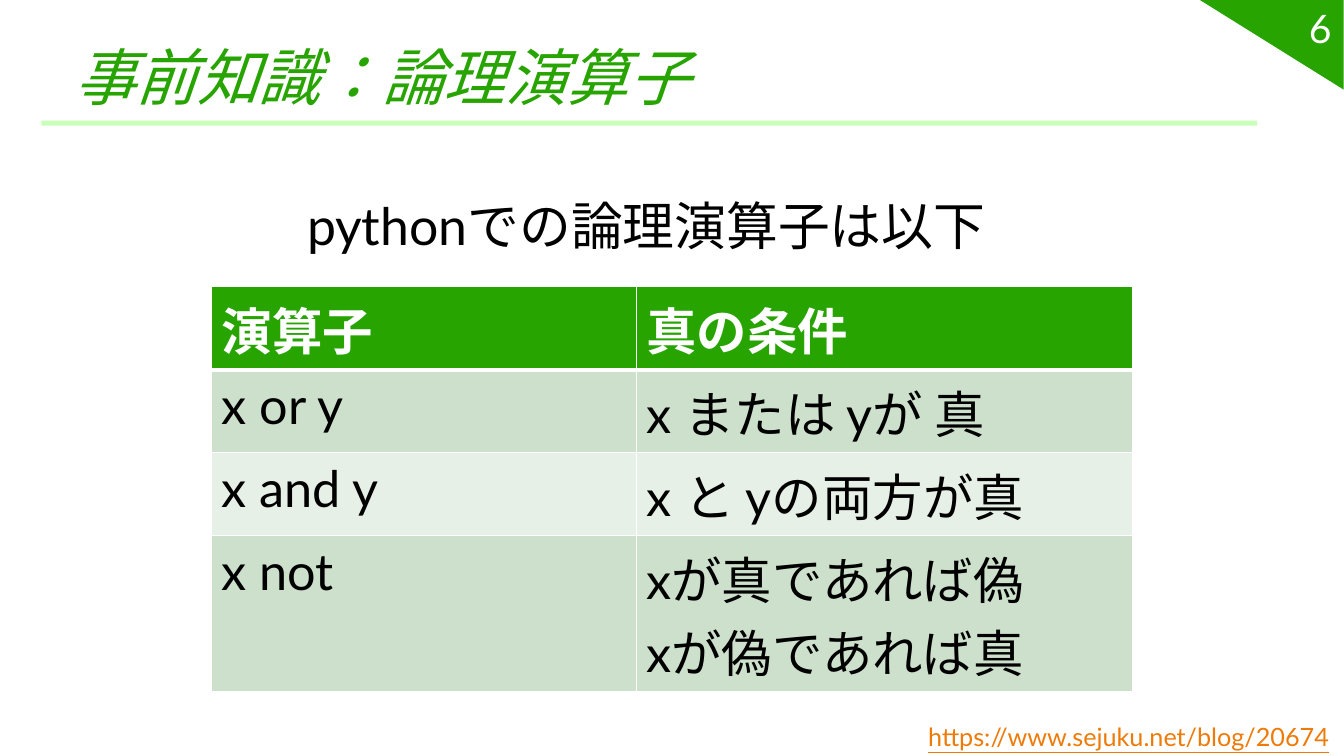
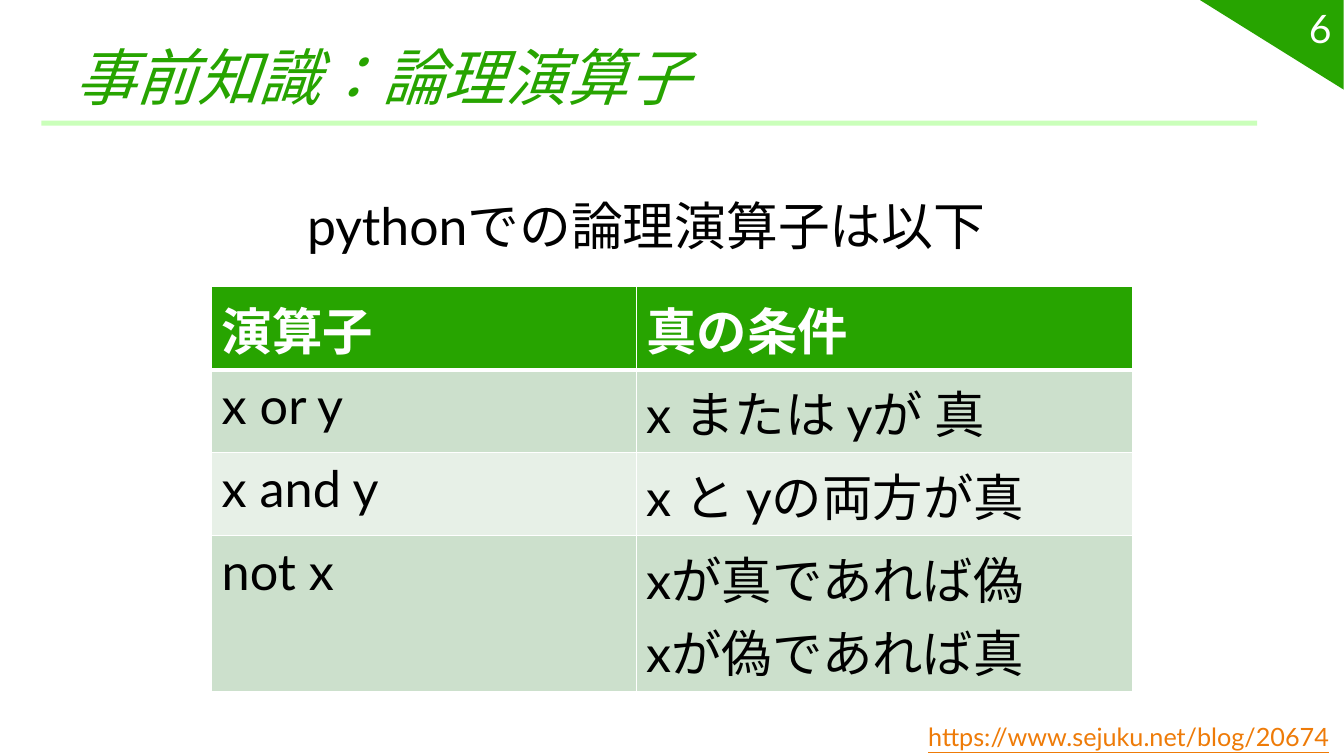
Before and after one commit to challenge-site-kamonohashi/learn_python, a slide deck: slide 6 of powerpoint/第4回 if for while try.pptx. Drawn at 1344x756 pixels with LibreOffice and Linux fonts; fonts in the diff are those of the drawing. Boxes give left, top, right and bottom in pixels: in the first picture for what was removed or moved away, otherwise in the second. Text is boxed around its words. In the diff, an @@ line names an element or a change of style, - is before the commit and + after.

```diff
--- a/powerpoint/第4回 if for while try.pptx
+++ b/powerpoint/第4回 if for while try.pptx
@@ table at <box>212,286,1132,680</box> @@
-row 4, column 1: x not
+row 4, column 1: not x
```
Also in this commit, not shown: 1 other file.
